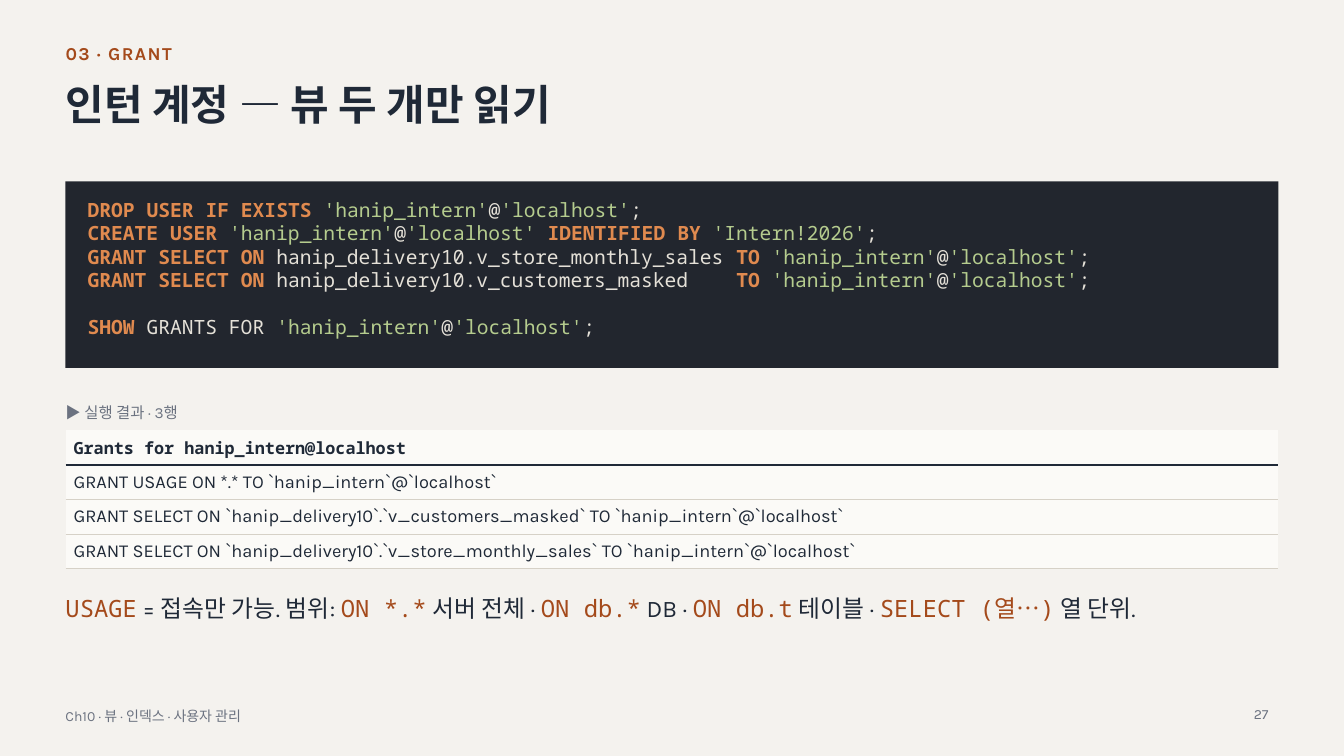
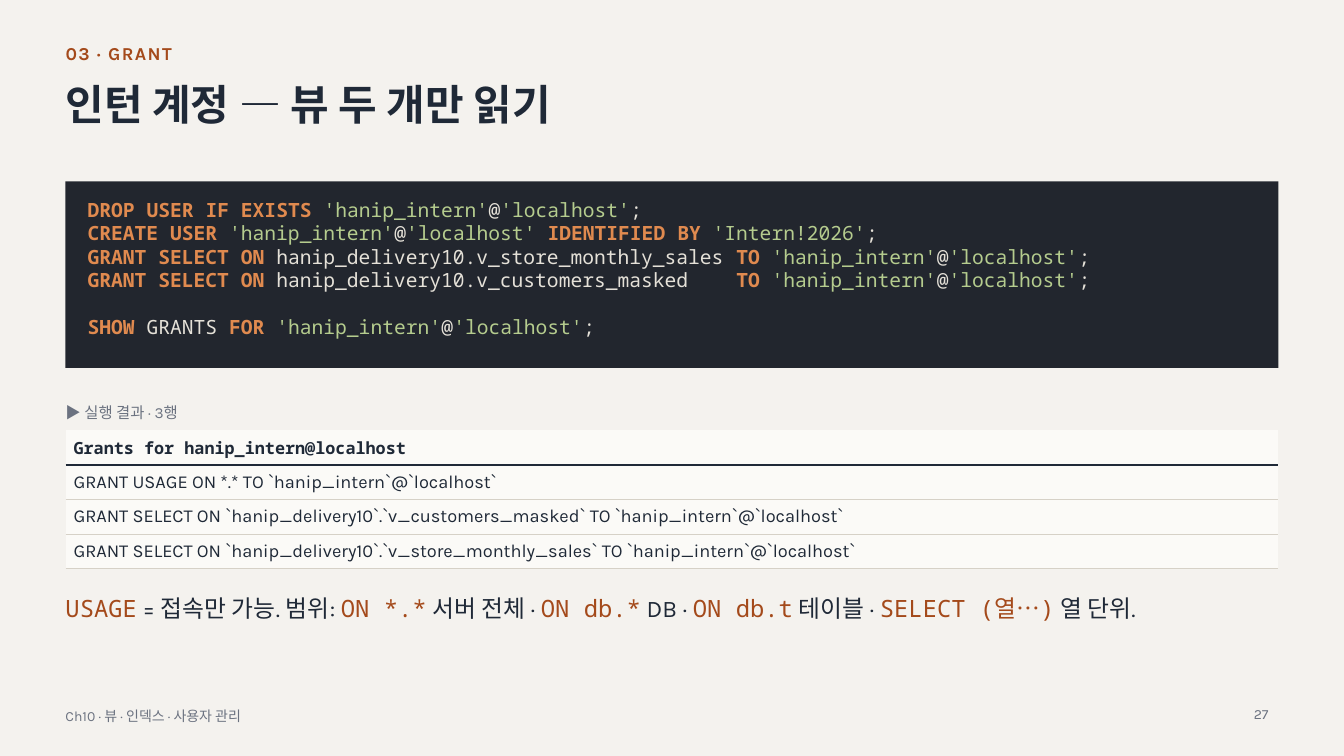
Before and after one commit to minjae0529-blip/DB-STUDY, a slide deck: slide 27 of chapters/ch10-view-index-user/ch10-slides.pptx. Drawn at 1344x756 pixels with LibreOffice and Linux fonts; fonts in the diff are those of the drawing. Boxes give left, top, right and bottom in pixels: in the first picture for what was removed or moved away, otherwise in the second. Text is boxed around its words. In the diff, an @@ line names an element or a change of style, - is before the commit and + after.

```diff
--- a/chapters/ch10-view-index-user/ch10-slides.pptx
+++ b/chapters/ch10-view-index-user/ch10-slides.pptx
@@ text at [88, 319, 594, 339]: text colour #E5E1D8 to #E08A4F, bold on in "FOR" @@
```
Also in this commit, not shown: 3 other slides changed, 29 other files.
